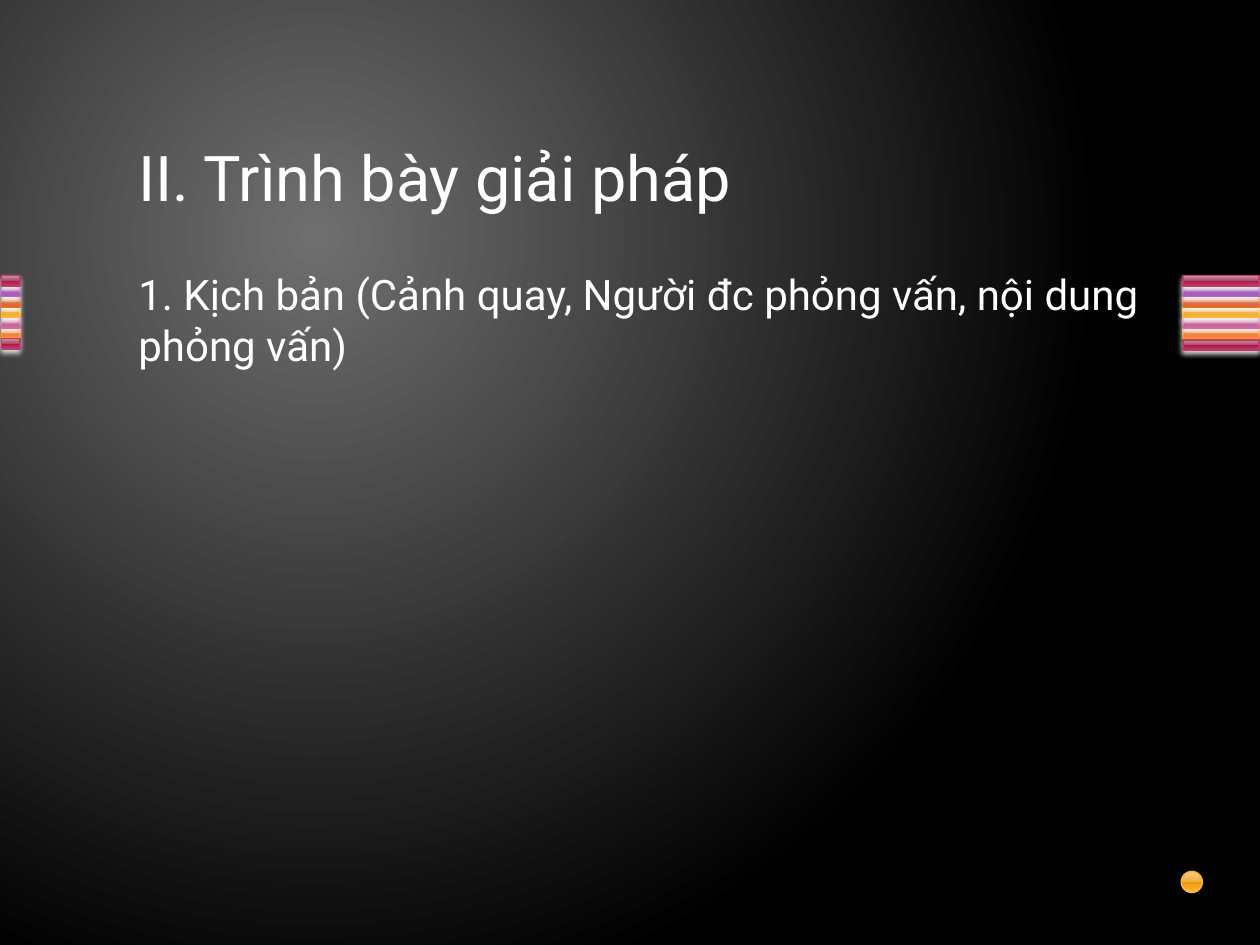
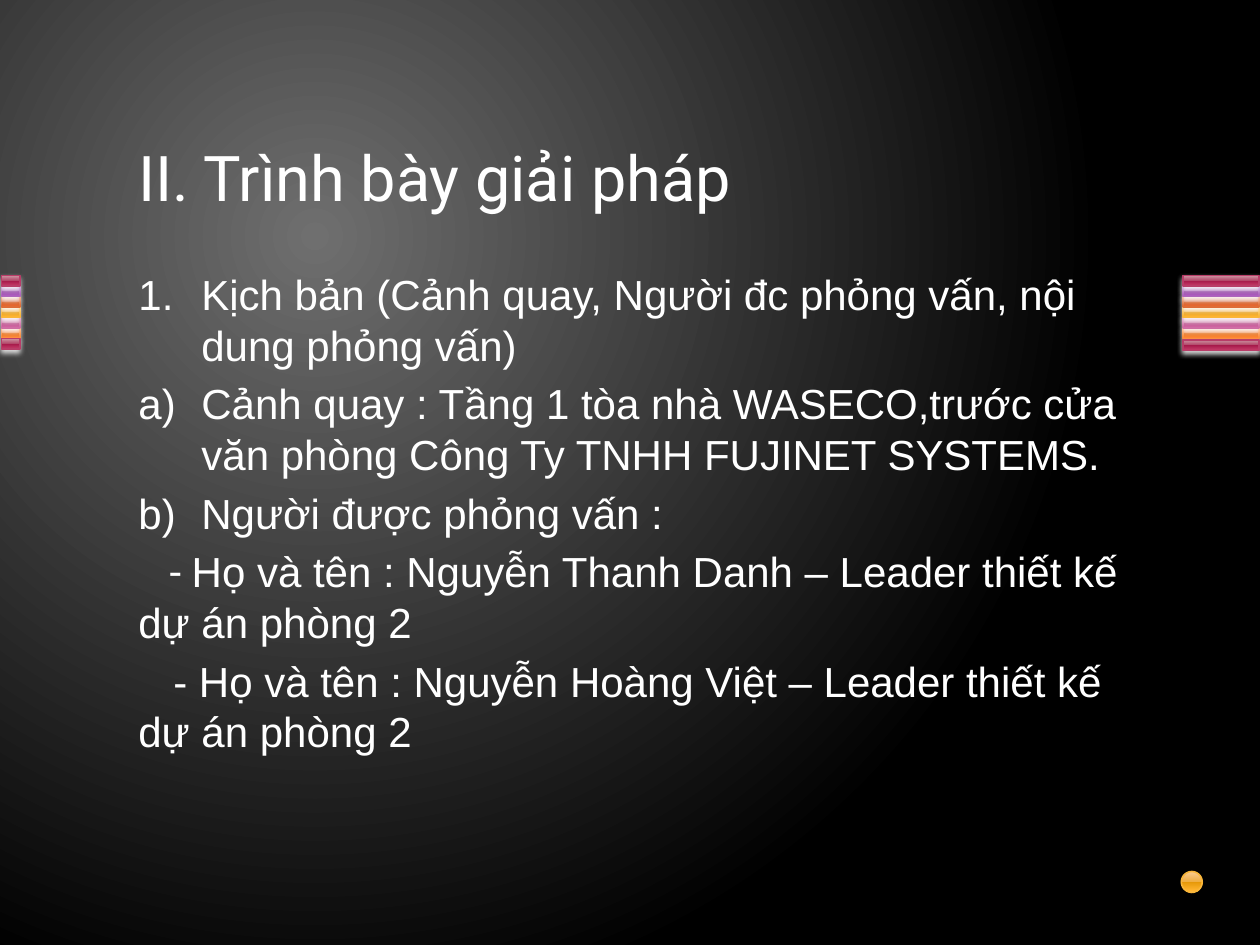
Before and after one commit to thanhphat147/Nhom3nmcntt2017, a slide deck: slide 5 of Nhóm 3.pptx. Drawn at 1260x945 pixels with LibreOffice and Linux fonts; fonts in the diff are those of the drawing. Boxes give left, top, right and bottom in pixels: in the first picture for what was removed or moved away, otherwise in the second. Text is boxed around its words. In the diff, an @@ line names an element or a change of style, - is before the commit and + after.

```diff
--- a/Nhóm 3.pptx
+++ b/Nhóm 3.pptx
@@ text at (x1=138, y1=277, x2=1117, y2=755): text changed; font Roboto to Arial @@
-1. Kịch bản (Cảnh quay, Người đc phỏng vấn, nội dung phỏng vấn)
+1. Kịch bản (Cảnh quay, Người đc phỏng vấn, nội dung phỏng vấn)
+b) Cảnh quay : Tầng 1 tòa nhà WASECO,trước cửa văn phòng Công Ty TNHH FUJINET SYSTEMS.
+c) Người được phỏng vấn :
+- Họ và tên : Nguyễn Thanh Danh – Leader thiết kế dự án phòng 2
+- Họ và tên : Nguyễn Hoàng Việt – Leader thiết kế dự án phòng 2
```
Also in this commit, not shown: 3 other slides changed, 1 slide added, 1 slide removed.
